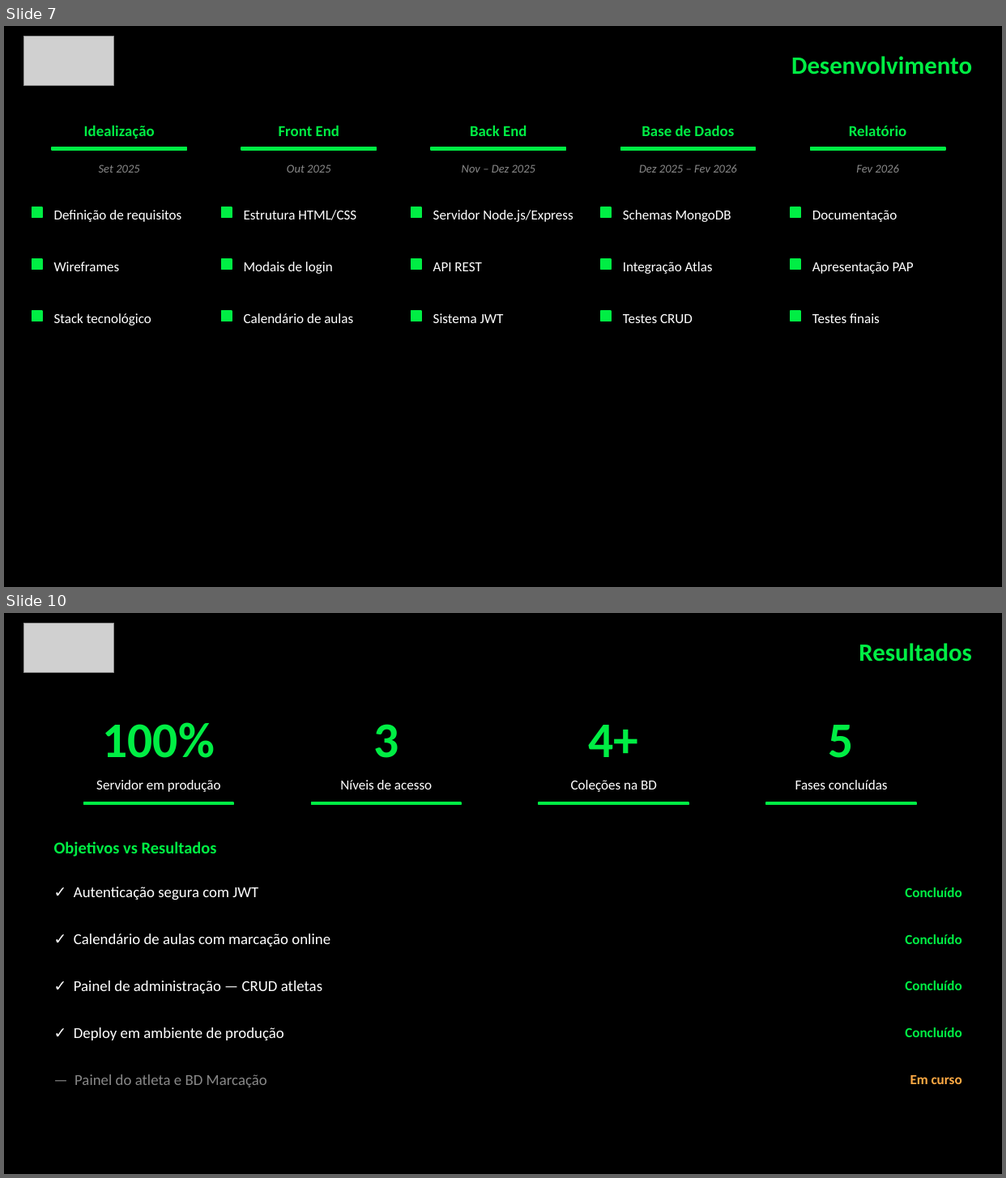
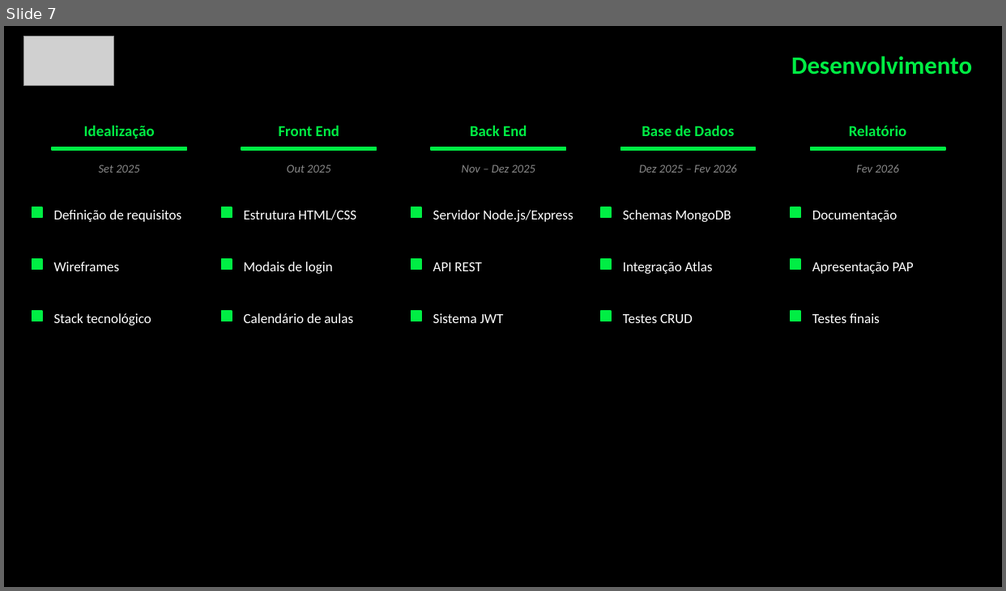
Before and after one commit to GuilhermeLopesMMA/LopesFightAcademy, a slide deck: LFA.pptx. Shown one above the other, each under a label of ours: slides 7 and 10 before the commit, slide 7 after it; the slides between them are not shown. The pictures are 1006x1178 and 1006x591 pixels, drawn with LibreOffice and Linux fonts; fonts in the diff are those of the drawing; grey boxes stand for pictures. Boxes give left, top, right and bottom in pixels: in the first picture for what was removed or moved away, otherwise in the second. Text is boxed around its words. In the diff, an @@ line names an element or a change of style, - is before the commit and + after.

```diff
--- a/LFA.pptx
+++ b/LFA.pptx
@@ slide 10 removed at box(4, 613, 1002, 1174), background #000000 @@
@@ picture removed at box(24, 623, 114, 673) @@
@@ text removed at box(859, 643, 972, 662) @@
-Resultados
@@ text removed at box(103, 722, 215, 758) @@
-100%
@@ text removed at box(373, 724, 398, 758) @@
-3
@@ text removed at box(589, 725, 639, 757) @@
-4+
@@ text removed at box(829, 725, 854, 758) @@
-5
@@ text removed at box(96, 780, 221, 792) @@
-Servidor em produção
@@ text removed at box(340, 780, 432, 790) @@
-Níveis de acesso
@@ text removed at box(571, 780, 657, 792) @@
-Coleções na BD
@@ text removed at box(795, 780, 888, 790) @@
-Fases concluídas
@@ rectangle removed at box(84, 803, 233, 805) @@
@@ rectangle removed at box(311, 803, 461, 805) @@
@@ rectangle removed at box(539, 803, 688, 805) @@
@@ rectangle removed at box(766, 803, 916, 805) @@
@@ text removed at box(54, 841, 217, 857) @@
-Objetivos vs Resultados
@@ text removed at box(74, 887, 258, 901) @@
-✓ Autenticação segura com JWT
@@ text removed at box(905, 888, 961, 897) @@
-Concluído
@@ text removed at box(74, 934, 330, 947) @@
-✓ Calendário de aulas com marcação online
@@ text removed at box(905, 935, 961, 944) @@
-Concluído
@@ text removed at box(74, 981, 322, 994) @@
-✓ Painel de administração — CRUD atletas
@@ text removed at box(905, 981, 961, 990) @@
-Concluído
@@ text removed at box(74, 1028, 284, 1041) @@
-✓ Deploy em ambiente de produção
@@ text removed at box(905, 1028, 961, 1037) @@
-Concluído
@@ text removed at box(74, 1075, 267, 1088) @@
-— Painel do atleta e BD Marcação
@@ text removed at box(910, 1076, 962, 1084) @@
-Em curso
```
Also in this commit, not shown: 8 slides changed, 1 slide added, 1 other slide removed.
